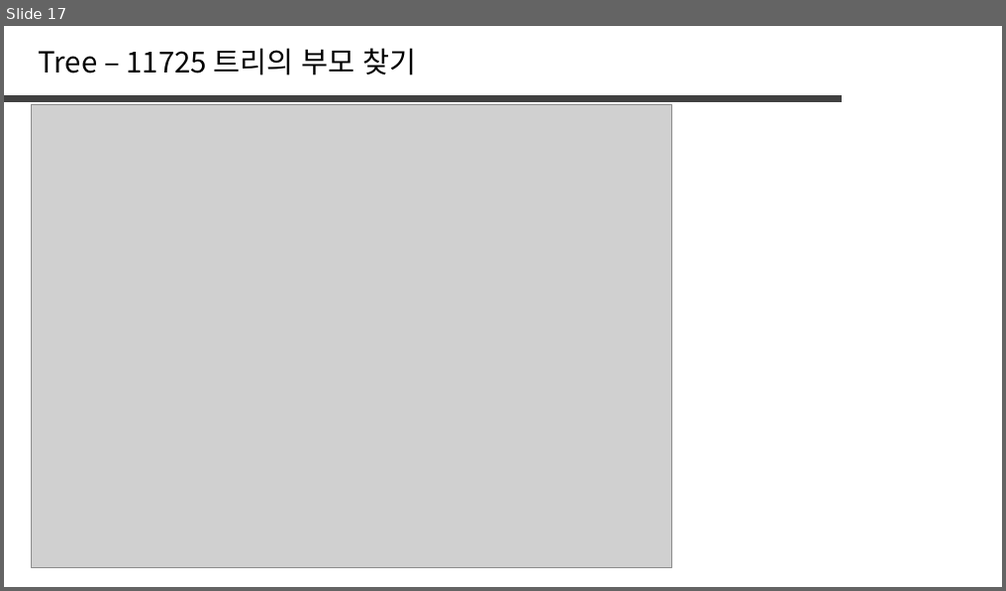
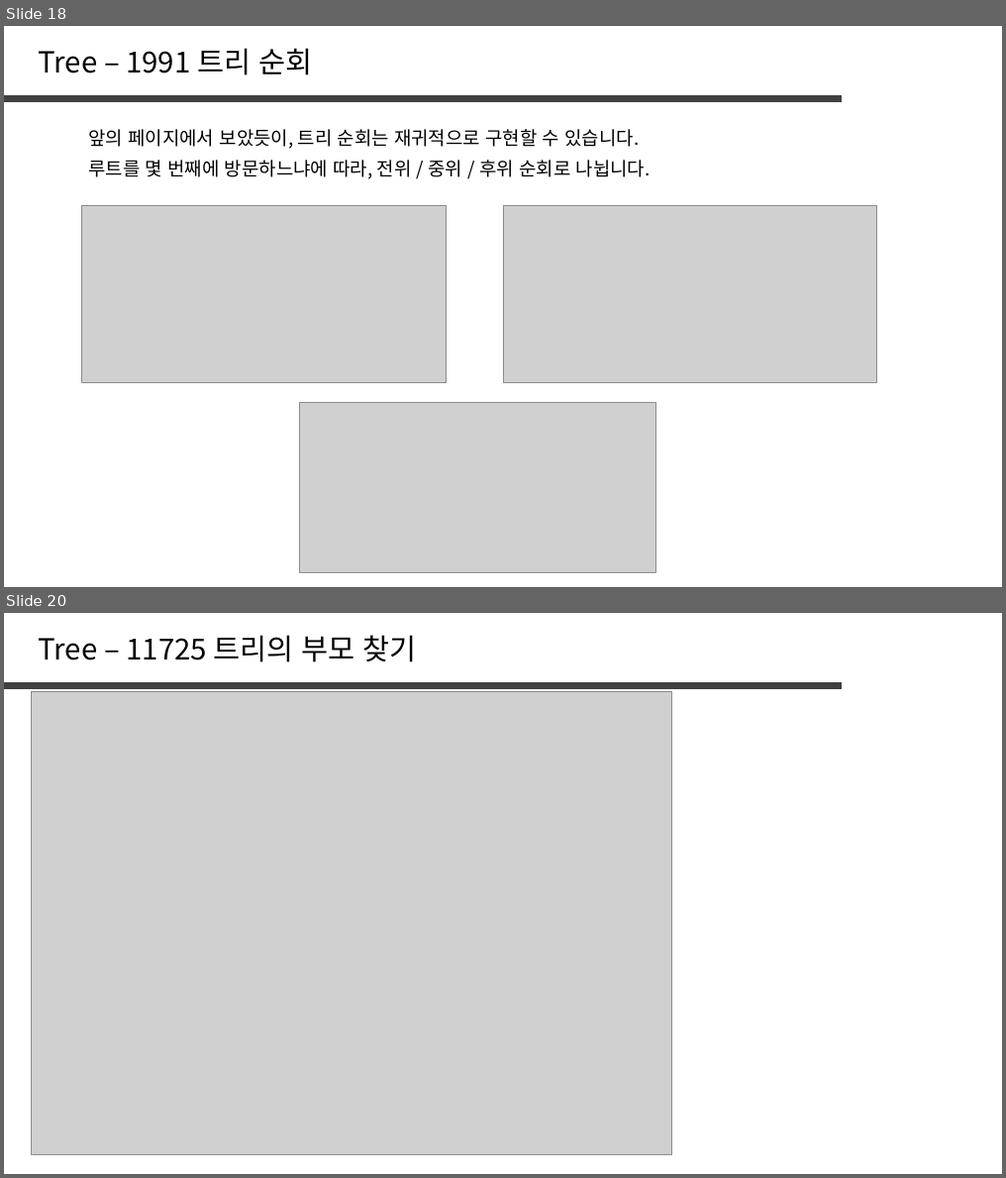
Before and after one commit to jaehoo1/PS-study, a slide deck: study/8_Tree, Graph.pptx. Shown one above the other, each under a label of ours: slide 17 before the commit, slides 18 and 20 after it; the slides between them are not shown. The pictures are 1006x591 and 1006x1178 pixels, drawn with LibreOffice and Linux fonts; fonts in the diff are those of the drawing; grey boxes stand for pictures. Boxes give left, top, right and bottom in pixels: in the first picture for what was removed or moved away, otherwise in the second. Text is boxed around its words. In the diff, an @@ line names an element or a change of style, - is before the commit and + after.

```diff
--- a/study/8_Tree, Graph.pptx
+++ b/study/8_Tree, Graph.pptx
@@ slide 18 added at [4, 26, 1002, 587], background #FFFFFF @@
@@ text added at [39, 48, 312, 76], 28 pt, text #000000 @@
+Tree – 1991 트리 순회
@@ line added from (4, 98) to (843, 98), #404040 6 pt @@
@@ text added at [88, 129, 640, 149], 18 pt, text #000000 @@
+앞의 페이지에서 보았듯이, 트리 순회는 재귀적으로 구현할 수 있습니다.
@@ text added at [88, 160, 650, 179], 18 pt, text #000000 @@
+루트를 몇 번째에 방문하느냐에 따라, 전위 / 중위 / 후위 순회로 나뉩니다.
@@ picture added at [81, 205, 447, 383] @@
@@ picture added at [503, 205, 877, 383] @@
@@ picture added at [300, 402, 656, 572] @@
@@ what was slide 17 is now slide 20 @@
```
Also in this commit, not shown: 6 slides changed, 2 other slides added.
